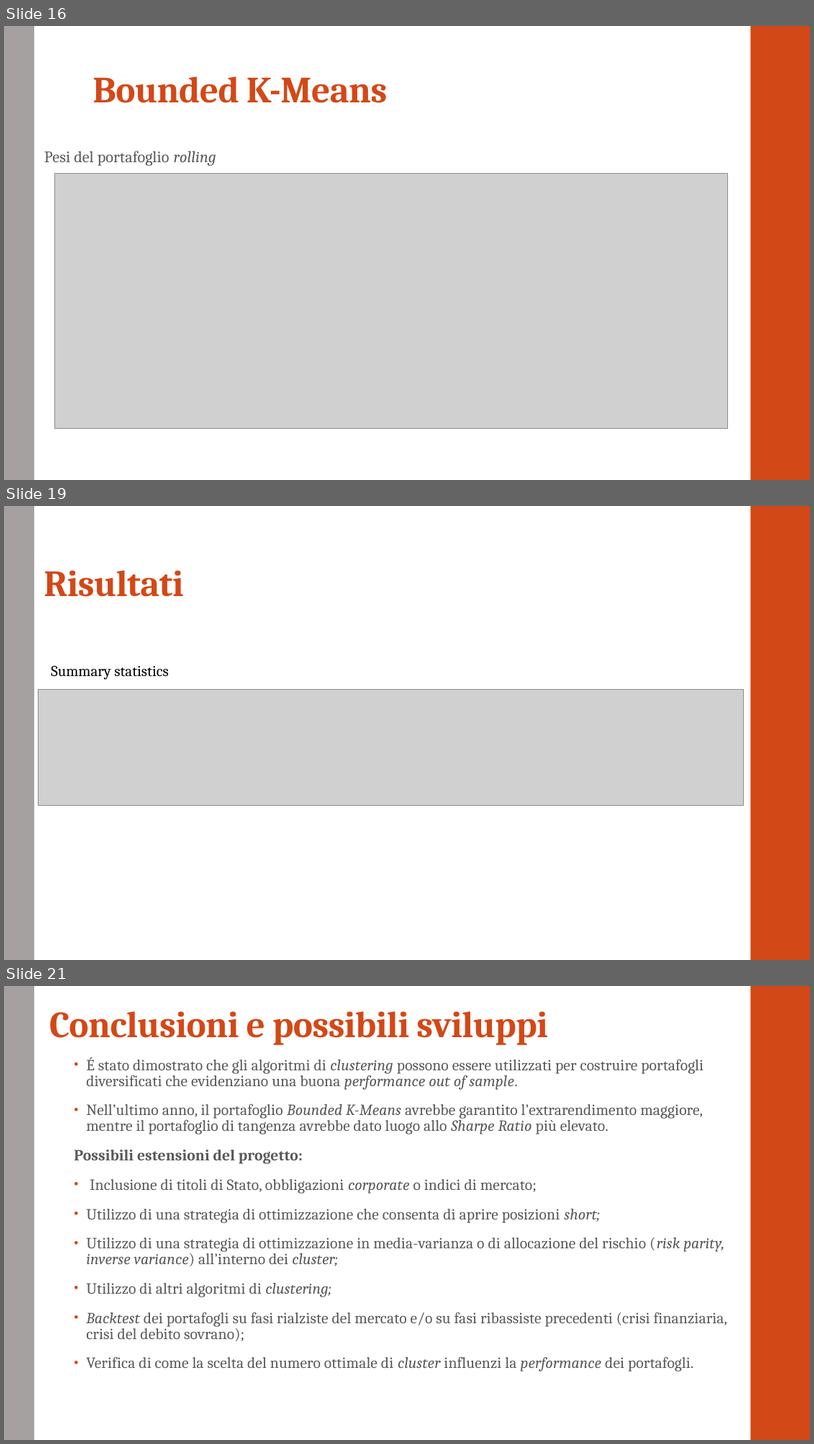
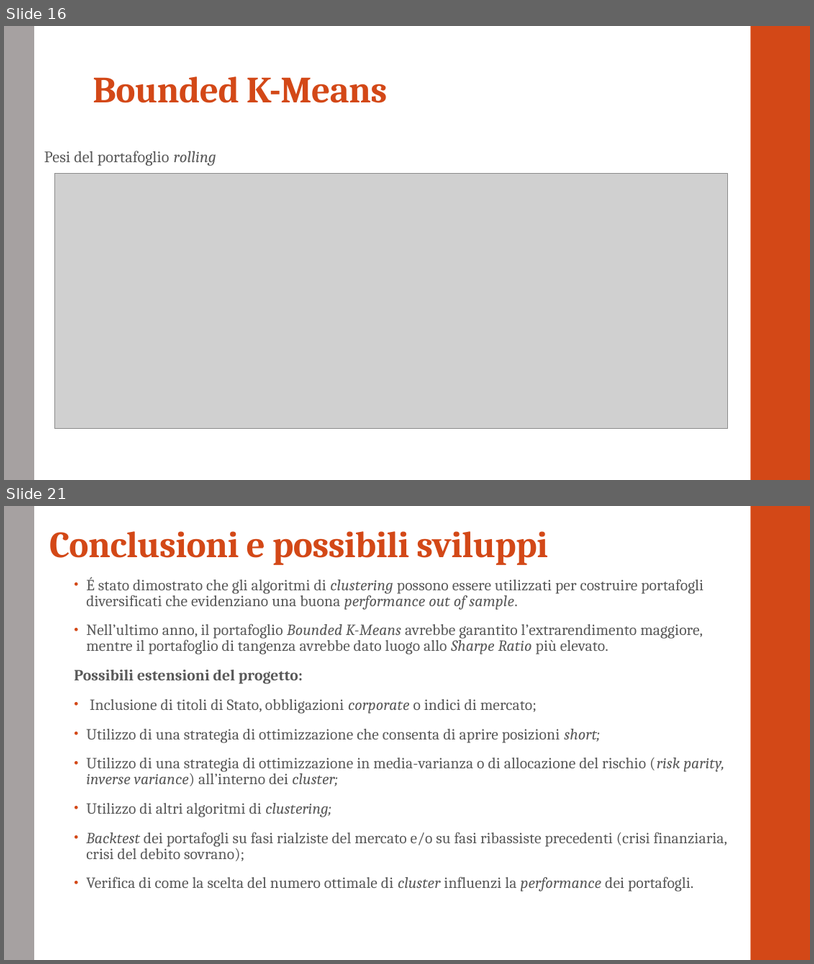
Before and after one commit to GiadaV/PROGETTO-PYTHON, a slide deck: presentazione.pptx. Shown one above the other, each under a label of ours: slides 16, 19 and 21 before the commit, slides 16 and 21 after it; the slides between them are not shown. The pictures are 814x1444 and 814x964 pixels, drawn with LibreOffice and Linux fonts; fonts in the diff are those of the drawing; grey boxes stand for pictures. Boxes give left, top, right and bottom in pixels: in the first picture for what was removed or moved away, otherwise in the second. Text is boxed around its words. In the diff, an @@ line names an element or a change of style, - is before the commit and + after.

```diff
--- a/presentazione.pptx
+++ b/presentazione.pptx
@@ slide 19 removed at <box>4,506,810,960</box>, background #FFFFFF; not listed: 2 template elements that a slide beside it also shows @@
@@ title removed at <box>44,570,183,597</box> @@
-Risultati
@@ text removed at <box>51,665,168,680</box> @@
-Summary statistics
@@ picture removed at <box>38,690,744,805</box> @@
```
Also in this commit, not shown: 4 slides changed, 4 slides added, 3 other slides removed.
